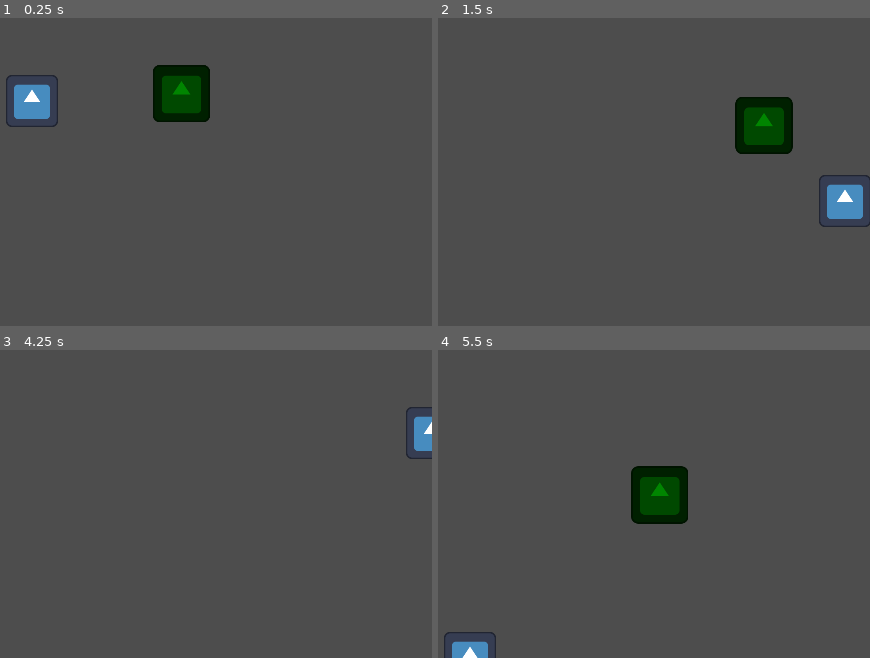
Above: before the commit, frames 1-4 (two rows, left to right).
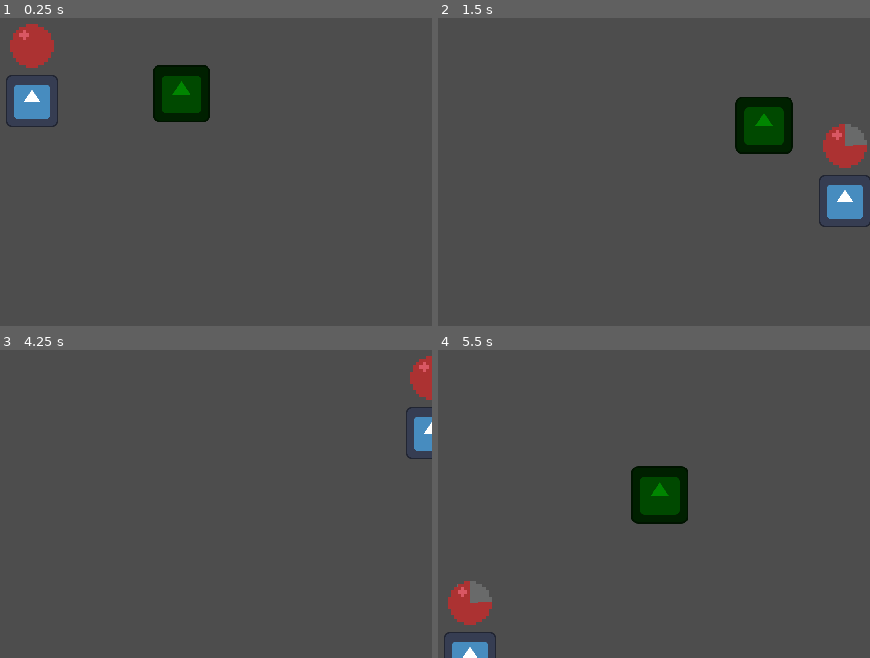
Above: after the commit, the same moments.

Repository: RenatoCLa/architecture-jam-2024
Game: Godot game, scene res://Scenes/rooms/test_room_01.tscn
The game is run twice, just before and just after one commit, with the same random seed, the same clock (stepped at 60 frames per second) and the same inputs. The engine's default icon, where the game draws it, is replaced by a stand-in: a white triangle on a blue panel in a dark square.
Inputs (mouse positions are in pixels of both pictures, inside the frame that each line leads up to):
- Up to frame 1 (0.25 s): no input
- Up to frame 2 (1.5 s): move the mouse to (645, 79) at 0.52 s; hold D (walk_right) 0.53-1.28 s; move the mouse to (outside the picture) at 1.27 s; hold S (walk_down) from 1.28 s (still down)
- Up to frame 3 (4.25 s): move the mouse to (outside the picture) at 2.02 s; release S (walk_down) at 2.03 s; hold D (walk_right) 2.03-2.78 s; tap Enter at 2.75 s; move the mouse to (outside the picture) at 2.77 s; hold W (walk_up) 2.78-3.53 s; tap Space at 3.5 s; move the mouse to (272, 500) at 3.52 s; hold A (walk_left) from 3.53 s (still down)
- Up to frame 4 (5.5 s): move the mouse to (outside the picture) at 4.27 s; move the mouse to (511, 433) at 5.02 s; release A (walk_left) at 5.03 s; hold S (walk_down) from 5.03 s (still down)

The runs differ from the first frame. In frame 1, 1.1% of the frame differs, in the area x 2-49%, y 1-34%; in frame 2, 1.1%; in frame 3, 0.6%; in frame 4, 1.1%.

Commit message:
added health bar and basic enemy attack

Diff:
--- a/Scenes/base_enemy.tscn
+++ b/Scenes/base_enemy.tscn
@@ -8,6 +8,7 @@
 
 [node name="Base Enemy" type="CharacterBody2D"]
 position = Vector2(73, 1)
+motion_mode = 1
 script = ExtResource("1_tcg4s")
 
 [node name="Sprite2D" type="Sprite2D" parent="."]
--- a/Scenes/player.tscn
+++ b/Scenes/player.tscn
@@ -1,7 +1,9 @@
-[gd_scene load_steps=4 format=3 uid="uid://1q8hs8188bfu"]
+[gd_scene load_steps=6 format=3 uid="uid://1q8hs8188bfu"]
 
 [ext_resource type="Script" path="res://Scripts/player_script.gd" id="1_w14cx"]
 [ext_resource type="Texture2D" uid="uid://cfxol6j2iyqcw" path="res://Sprites/icon.svg" id="2_3wsjd"]
+[ext_resource type="Texture2D" uid="uid://buy5rv280aqje" path="res://Sprites/bac.png" id="3_uyuoo"]
+[ext_resource type="Texture2D" uid="uid://jbupabfjuqys" path="res://Sprites/backdrop.png" id="4_qygbs"]
 
 [sub_resource type="CircleShape2D" id="CircleShape2D_bgun5"]
 radius = 25.0
@@ -16,3 +18,14 @@
 
 [node name="Player_Collision" type="CollisionShape2D" parent="."]
 shape = SubResource("CircleShape2D_bgun5")
+
+[node name="TextureProgressBar" type="TextureProgressBar" parent="."]
+offset_left = -20.0
+offset_top = -64.0
+offset_right = 20.0
+offset_bottom = -24.0
+max_value = 25.0
+fill_mode = 5
+nine_patch_stretch = true
+texture_under = ExtResource("3_uyuoo")
+texture_progress = ExtResource("4_qygbs")
--- a/Scripts/base_enemy_ai.gd
+++ b/Scripts/base_enemy_ai.gd
@@ -1,19 +1,28 @@
 extends CharacterBody2D
 class_name EnemyBase
 
-var speed :int = 250
-var health :int = 10
-var damage :int = 2
+#enemy attributes
+var speed: int = 250
+var health: int = 10
+var damage: int = 2
 
-var can_attack :bool = false
+#booleans
+var can_attack: bool = false
 
-var direction :Vector2
-var player_pos :Vector2
+var direction: Vector2
+var player_pos: Vector2
 
-@onready var attack_cd :Timer = $Attack_CD
-@onready var player :CharacterBody2D = get_tree().get_first_node_in_group("player")
+var player_node: CharacterBody2D
+
+@onready var attack_cd: Timer = $Attack_CD
+@onready var player: CharacterBody2D = get_tree().get_first_node_in_group("player")
 
 func _physics_process(delta: float) -> void:
+	movement()
+	if can_attack == true:
+		attack()
+
+func movement():
 	player_pos = player.global_position
 	if !(global_position.distance_to(player_pos) < 15):
 		direction = global_position.direction_to(player_pos)
@@ -21,23 +30,23 @@
 	else:
 		velocity = Vector2.ZERO
 
-	if can_attack == true:
-		attack()
-
-	move_and_collide(velocity * delta)
+	move_and_slide()
 
 func attack() -> void:
 	if attack_cd.is_stopped():
+		player_node.call("_take_damage", damage)
 		print("attack!")
-		attack_cd.start(2)
+		attack_cd.start(.15)
 
 func _on_area_2d_body_entered(body: Node2D) -> void:
 	if body.is_in_group("player"):
+		player_node = body
 		print("ready")
 		can_attack = true
 
 func _on_area_2d_body_exited(body: Node2D) -> void:
 	if body.is_in_group("player"):
+		player_node = null
 		print("out of range")
 		can_attack = false
 		attack_cd.stop()
--- a/Scripts/player_script.gd
+++ b/Scripts/player_script.gd
@@ -1,9 +1,17 @@
 extends CharacterBody2D
 
-var speed :int = 400
+var speed: int = 400
+var max_health: int = 25
+var current_health: int = 25
 
-var direction :Vector2
-var mouse_pos :Vector2
+var direction: Vector2
+var mouse_pos: Vector2
+
+@onready var health_bar: TextureProgressBar = $TextureProgressBar
+
+func _ready() -> void:
+	health_bar.max_value = max_health
+	health_bar.value = current_health
 
 func _physics_process(delta: float) -> void:
 	movement()
@@ -16,3 +24,15 @@
 
 	#move the player
 	move_and_slide()
+
+func update_health_bar() -> void:
+	health_bar.max_value = max_health
+	health_bar.value = current_health
+
+func _take_damage(damage: int):
+	current_health -= damage
+	print(current_health)
+	update_health_bar()
+	if(current_health <= 0):
+		#call end game screen
+		get_tree().quit()
--- a/project.godot
+++ b/project.godot
@@ -92,3 +92,7 @@
 "events": [Object(InputEventKey,"resource_local_to_scene":false,"resource_name":"","device":-1,"window_id":0,"alt_press …(192 unchanged characters)…
 ]
 }
+
+[rendering]
+
+textures/canvas_textures/default_texture_filter=0
Binary file added: Sprites/bac.png
Not shown, added: Sprites/bac.png.import
Binary file added: Sprites/backdrop.png
Not shown, added: Sprites/backdrop.png.import
